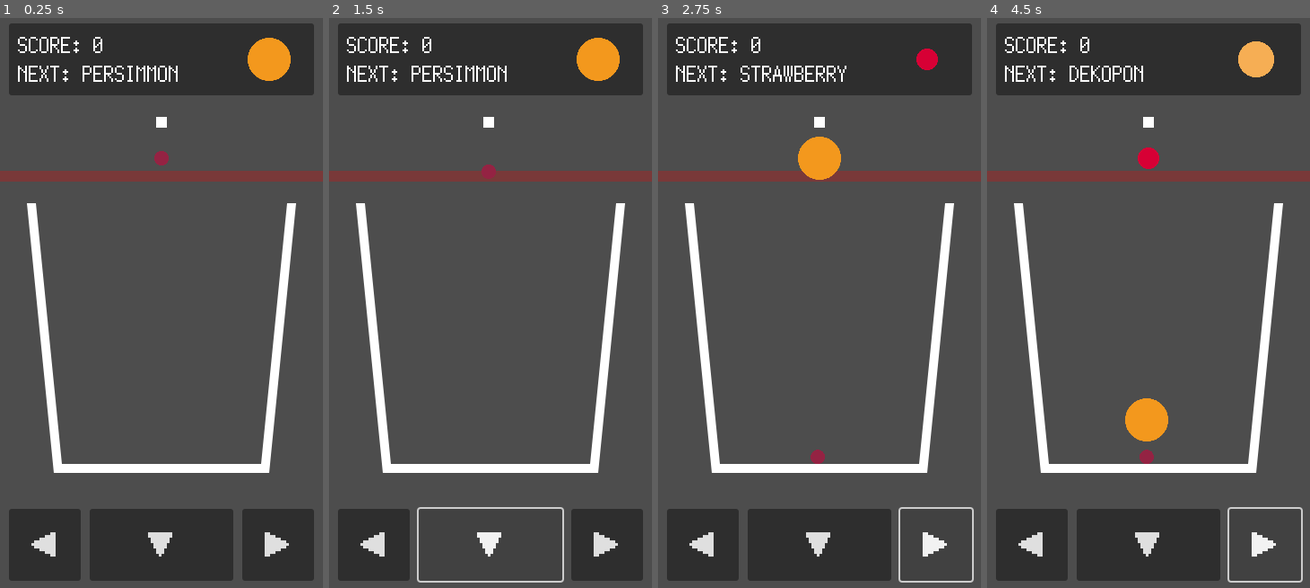
Above: before the commit, frames 1-4 (left to right).
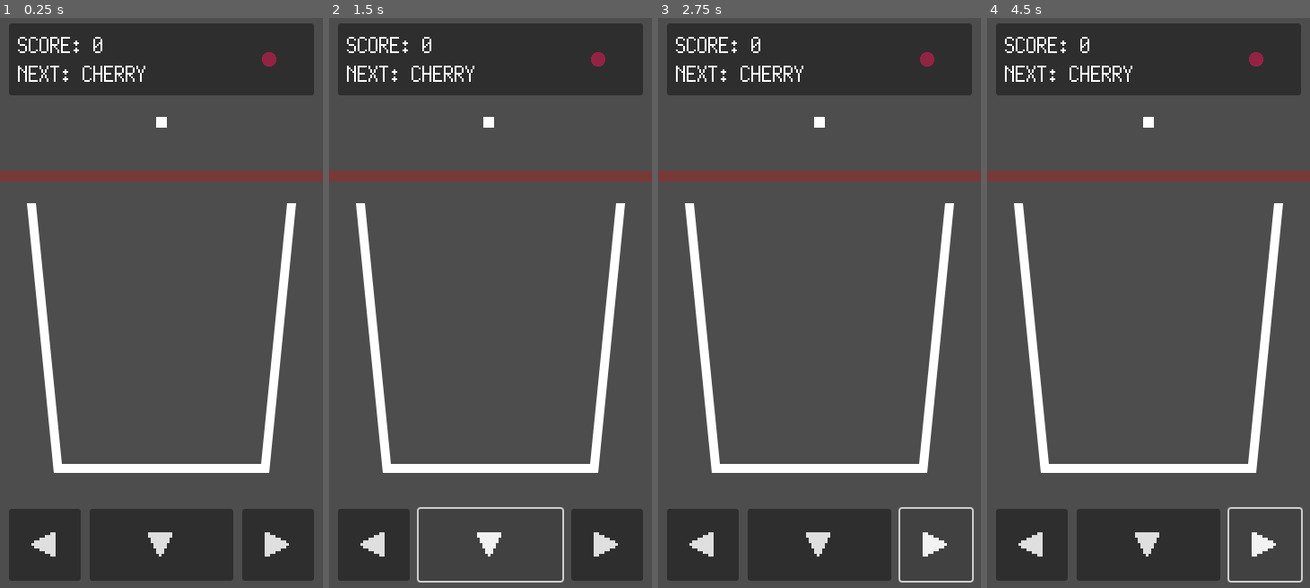
Above: after the commit, the same moments.

Repository: kamikoloss/fruits-puzzle
Game: Godot game, scene res://scenes/main.tscn
The game is run twice, just before and just after one commit, with the same random seed, the same clock (stepped at 60 frames per second) and the same inputs.
Inputs:
- Up to frame 1 (0.25 s): no input
- Up to frame 2 (1.5 s): click "◀" at 0.5 s; click "▼" at 1.25 s
- Up to frame 3 (2.75 s): click "▶" at 2 s
- Up to frame 4 (4.5 s): click "◀" at 2.75 s; click "▼" at 3.5 s; click "▶" at 4.25 s

The runs differ from the first frame. In frame 1, 1.2% of the frame differs, in the area x 25-90%, y 3-26%; in frame 2, 1.2%; in frame 3, 1.4%; in frame 4, 1.8%, in the area x 25-89%, y 4-79%.
Error after the commit: Parse Error: Identifier "FRUIT_SIZE_BASE" not declared in the current scope. (res://scenes/fruit.gd:51)

Commit message:
Fruit から Rigidbody をプロパティで露出するようにした

Diff:
--- a/scenes/fruit.gd
+++ b/scenes/fruit.gd
@@ -2,15 +2,15 @@
 
 
 const FRUIT_SCENE = preload("res://scenes/fruit.tscn")
-
-# フルーツのサイズ (分母)
-const FRUIT_SIZE_BASE = 256
 
 
 var id = 0
 var type = Global.FruitType.NONE
 # フルーツが落下したか
 var is_fell = false
+
+# Node
+var rb = null # Rigidbody2D 露出用
 
 var _data = null # FRUIT_DATA
 
@@ -20,6 +20,9 @@
 func setup(_id, _type):
 	id = _id
 	type = _type
+
+	rb = $RigidBody2D
+
 	_data = Global.FRUIT_DATA[type]
 	add_to_group("Fruit")
 
@@ -79,7 +82,7 @@
 	var _conbined_fruit = FRUIT_SCENE.instantiate()
 	_conbined_fruit.setup(id, type + 1)
 
-	_conbined_fruit.get_node("RigidBody2D").position = get_node("RigidBody2D").position.lerp(_other_fruit.get_node("RigidBody2D").position, 0.5)
+	_conbined_fruit.rb.position = rb.position.lerp(_other_fruit.rb.position, 0.5)
 	get_tree().root.get_node("Main/Fruits").add_child(_conbined_fruit)
 
 	print("Fruits are conbined. (id: {id1}, {id2})".format({"id1": _other_fruit.id, "id2": id}))
--- a/scenes/game.gd
+++ b/scenes/game.gd
@@ -118,9 +118,9 @@
 	_current_fruit.setup(_current_fruit_id, _next_fruit_type)
 	_current_fruit_id += 1
 
-	_current_fruit.get_node("RigidBody2D").position.x = _dropper.position.x
-	_current_fruit.get_node("RigidBody2D").position.y = _dropper.position.y + DROPPER_FRUIT_MARGIN
-	_current_fruit.get_node("RigidBody2D").freeze = true
+	_current_fruit.rb.position.x = _dropper.position.x
+	_current_fruit.rb.position.y = _dropper.position.y + DROPPER_FRUIT_MARGIN
+	_current_fruit.rb.freeze = true
 
 	get_tree().root.get_node("Main/Fruits").add_child(_current_fruit)
 
@@ -155,12 +155,12 @@
 		return
 
 	# クレーンにフルーツがぶら下がっている場合は位置を同期させる
-	_current_fruit.get_node("RigidBody2D").position.x = _dropper.position.x
+	_current_fruit.rb.position.x = _dropper.position.x
 
 
 # フルーツを落とす
 func _drop_fruit():
-	_current_fruit.get_node("RigidBody2D").freeze = false
+	_current_fruit.rb.freeze = false
 	_current_fruit = null
 
 
